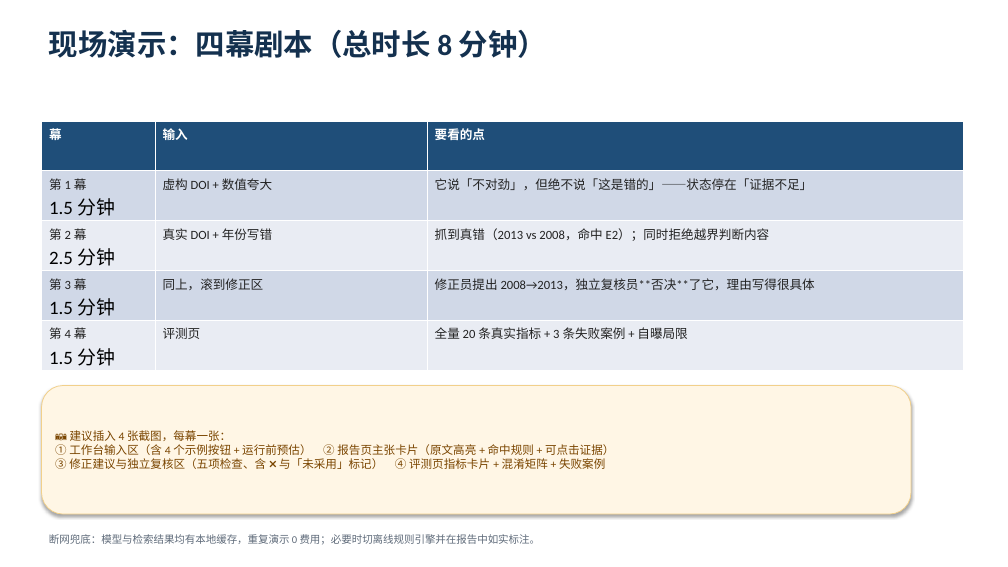
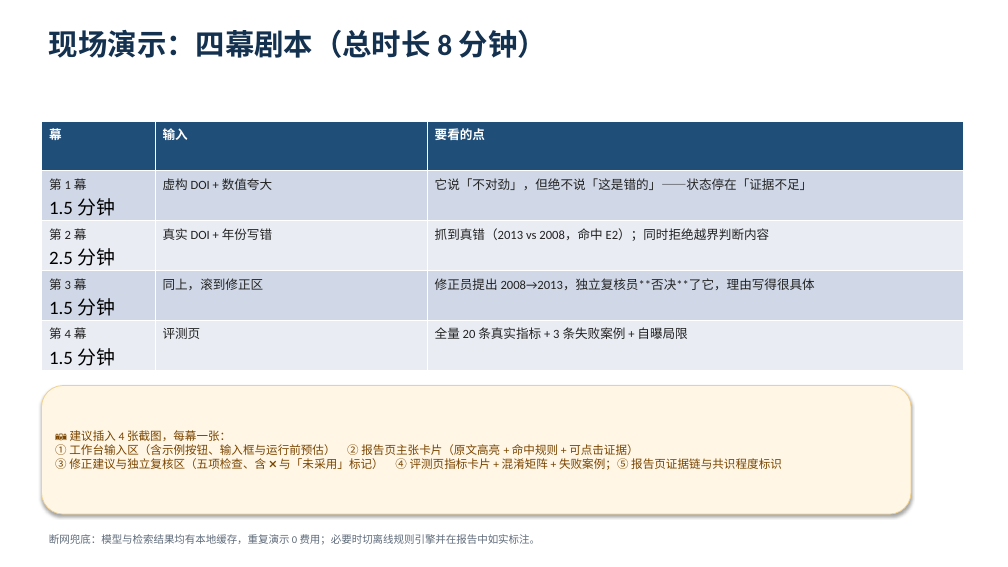
Before and after one commit to depend-fy/-AI, a slide deck: slide 8 of docs/智鉴AI-演示PPT.pptx. Drawn at 1008x567 pixels with LibreOffice and Linux fonts; fonts in the diff are those of the drawing. Boxes give left, top, right and bottom in pixels: in the first picture for what was removed or moved away, otherwise in the second. Text is boxed around its words. In the diff, an @@ line names an element or a change of style, - is before the commit and + after.

Commit message:
同步演示 PPT 文案与正式化后的界面一致（快速体验、开始核验、共识程度与证据链）

```diff
--- a/docs/智鉴AI-演示PPT.pptx
+++ b/docs/智鉴AI-演示PPT.pptx
@@ text in rounded rectangle at <box>55,430,782,470</box>: text changed @@
-📷 建议插入 4 张截图，每幕一张：
-① 工作台输入区（含 4 个示例按钮 + 运行前预估） ② 报告页主张卡片（原文高亮 + 命中规则 + 可点击证据）
-③ 修正建议与独立复核区（五项检查、含 ❌ 与「未采用」标记） ④ 评测页指标卡片 + 混淆矩阵 + 失败案例
+📷 建议插入 4 张截图，每幕一张：
+① 工作台输入区（含示例按钮、输入框与运行前预估） ② 报告页主张卡片（原文高亮 + 命中规则 + 可点击证据）
+③ 修正建议与独立复核区（五项检查、含 ❌ 与「未采用」标记） ④ 评测页指标卡片 + 混淆矩阵 + 失败案例；⑤ 报告页证据链与共识程度标识
```
Also in this commit, not shown: 2 other slides changed, 2 other files.
